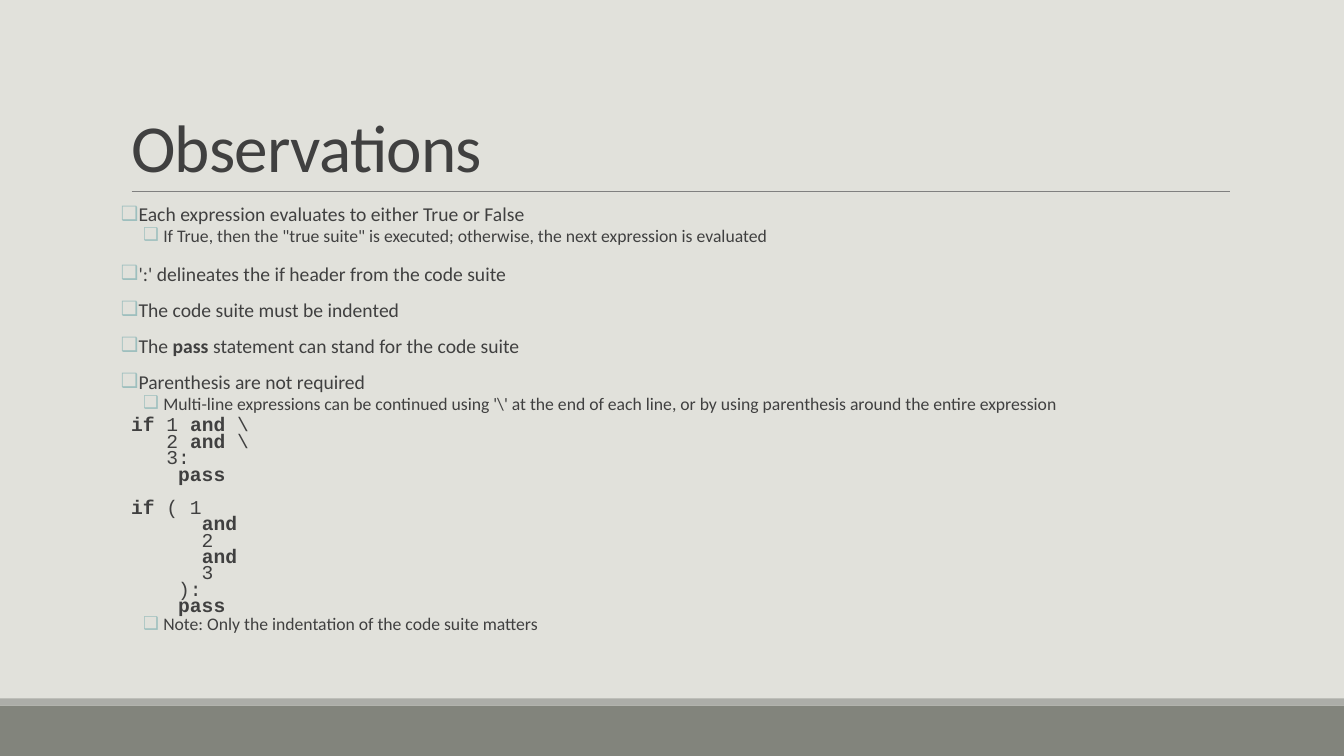
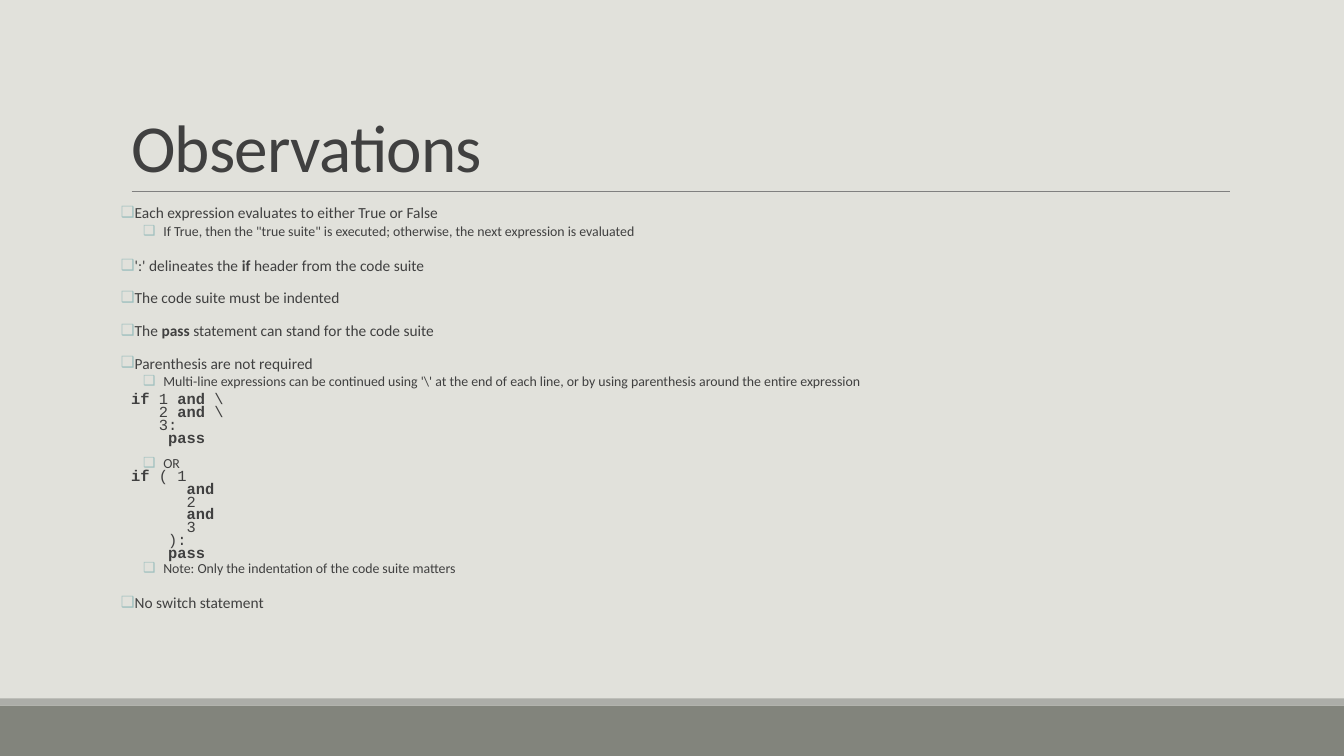
Before and after one commit to tslator/IntroToPython3, a slide deck: slide 41 of Introduction to Python 3.pptm. Drawn at 1344x756 pixels with LibreOffice and Linux fonts; fonts in the diff are those of the drawing. Boxes give left, top, right and bottom in pixels: in the first picture for what was removed or moved away, otherwise in the second. Text is boxed around its words. In the diff, an @@ line names an element or a change of style, - is before the commit and + after.

```diff
--- a/Introduction to Python 3.pptm
+++ b/Introduction to Python 3.pptm
@@ text at (x1=131, y1=207, x2=860, y2=575): size 14 to 11 pt in "Each expression evaluates to either True or ...", "':' delineates the if header from the ...", "The code suite must be indented", "The pass statement can stand for the ..." and 12 more places; size 12.6 to 9.9 pt in "If True, then the "true suite" is ...", "Multi-line expressions can be continued using '\' ...", "Note: Only the indentation of the code ..."; bold on in "if" @@
@@ text at (x1=163, y1=459, x2=180, y2=472): paragraph added @@
+  ❑ OR
@@ text at (x1=135, y1=597, x2=264, y2=608): paragraph added @@
+❑ No switch statement
```
Also in this commit, not shown: 20 other slides changed, 42 slides added, 1 slide removed, 15 other files.
